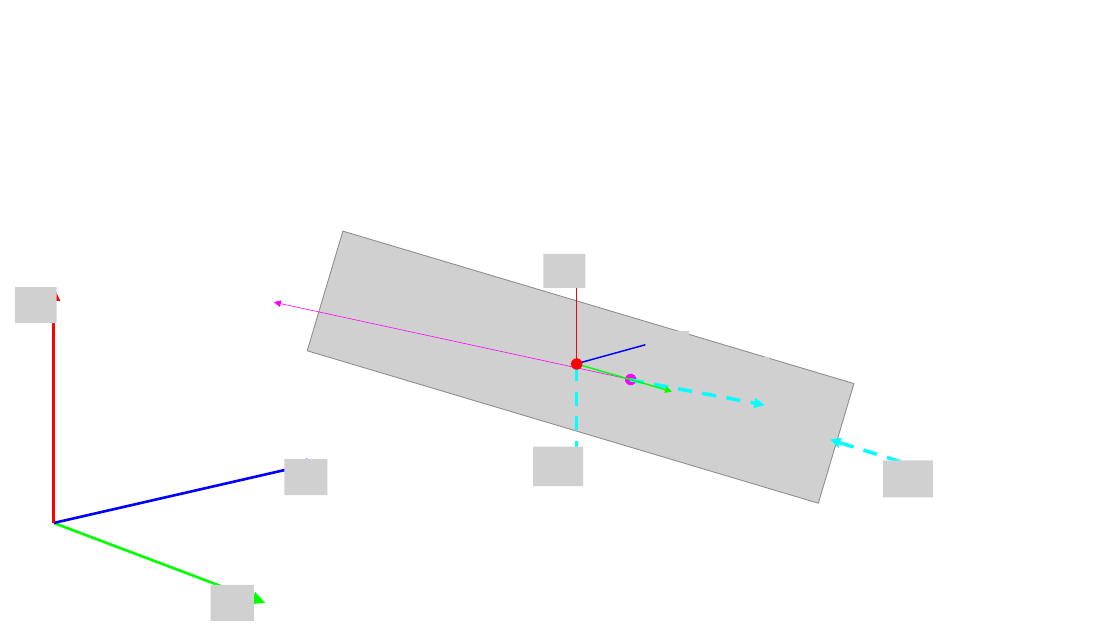
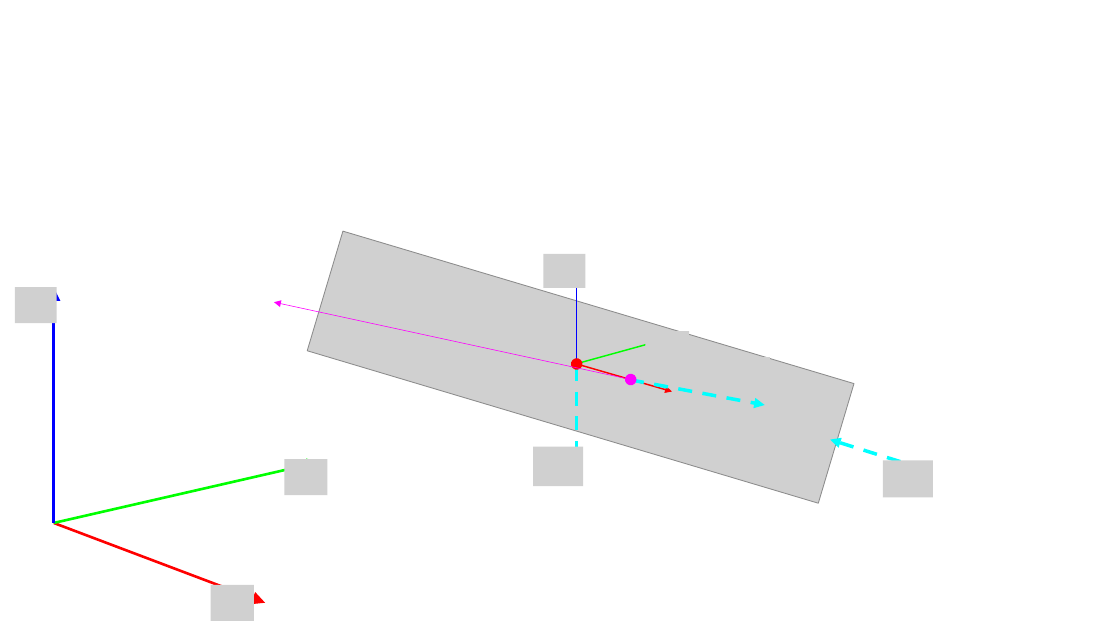
Before and after one commit to jborek51/Model_Rocket_Simulation, a slide deck: slide 1 of Documentation/rocketDiagrams.pptx. Drawn at 1120x630 pixels with LibreOffice and Linux fonts; fonts in the diff are those of the drawing; grey boxes stand for pictures. Boxes give left, top, right and bottom in pixels: in the first picture for what was removed or moved away, otherwise in the second. Text is boxed around its words. In the diff, an @@ line names an element or a change of style, - is before the commit and + after.

```diff
--- a/Documentation/rocketDiagrams.pptx
+++ b/Documentation/rocketDiagrams.pptx
@@ arrow (54, 523) - (54, 288): stroke #FF0000 2.25 pt to #0000FF 2.25 pt @@
@@ double arrow (577, 364) - (577, 274): double arrow to arrow; stroke #FF0000 1.25 pt to #0000FF 1.25 pt @@
@@ arrow (577, 364) - (668, 339): stroke #0000FF 1.25 pt to #00FF00 1.25 pt @@
@@ arrow (577, 364) - (672, 392): arrow to double arrow; stroke #00FF00 1.25 pt to #FF0000 1.25 pt @@
@@ arrow (54, 523) - (320, 462): stroke #0000FF 2.25 pt to #00FF00 2.25 pt @@
@@ arrow (54, 523) - (266, 603): stroke #00FF00 2.25 pt to #FF0000 2.25 pt @@
```
Also in this commit, not shown: 55 other files.
